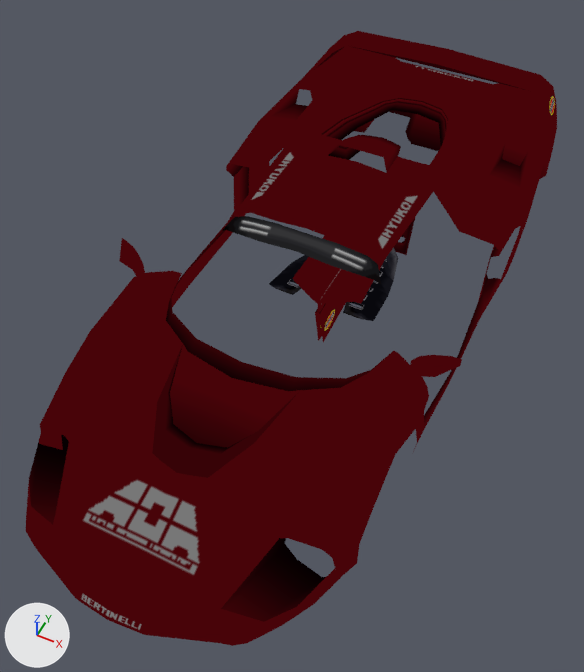
What one commit did to the glTF model site/public/burnout-legends-psp/models/car-SUPR_Car3.glb.
Both versions are drawn from a 50 mm camera at (1.51, -3.41, 3.84) aimed at (-0.03, -0.31, -0.02). Every picture has the same lights, and +X, +Y and +Z are marked at lower left. The first picture is the older version. Vertices at exactly the same position are counted once.

In view in the first picture: 'SUPR_Car3'.
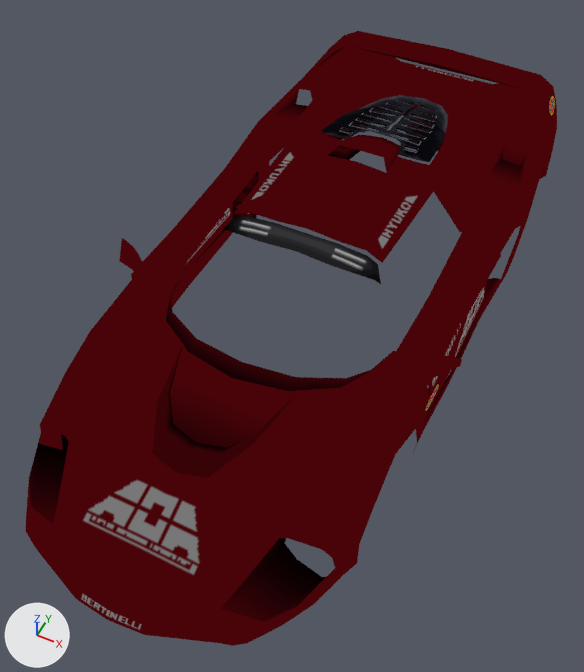
Boxes (x1, y1, x2, y2) around the edits, measured in the pictures (584 x 672 px; the box of a moved part takes in the faces that stretch with it):
part 1 of me_supr_car3, moved or reshaped
    before: (269, 218, 415, 342)
    after: (131, 95, 501, 419)

The change in detail:
me_supr_car3 is used by ob_supr_car3; location (0.0, 0.0, 0.0).
me_supr_car3 had 661 vertices, 1055 faces and spanned x -1.08..1.08, y -2.38..2.34, z -0.46..0.86.
me_supr_car3 now has 663 vertices, 1055 faces and spans x -1.08..1.08, y -2.38..2.34, z -0.22..0.86.
Part 1, on me_supr_car3:
49 vertices are removed from x -0.37..0.38, y 0.0..1.01, z -0.2..0.02.
143 faces are deleted.
27 vertices in x -0.38..0.37, y 0.0..0.64, z -0.13..0.0 move by (0.0, 0.78, 0.74).
19 vertices in x -0.02..0.26, y 0.0..1.21, z -0.46..0.05 move by (-0.97, -0.64, 0.4).
11 vertices in x -0.2..0.04, y 0.0..1.23, z -0.46..0.05 move by (0.96, -0.65, 0.4).
11 vertices in x -0.26..-0.02, y 0.0..1.23, z -0.46..0.05 move by (0.97, -0.65, 0.4).
11 vertices move from x -0.26..0.26, y 0.15..0.9, z -0.18..-0.02 to x -0.26..0.27, y 0.87..1.64, z 0.56..0.72.
51 vertices are added at x -0.97..0.96, y -0.64..1.79, z 0.33..0.74.
7 new faces join them, mat_material_1.
9 new faces join them, mat_material_2.
127 new faces join them, mat_material_3.
